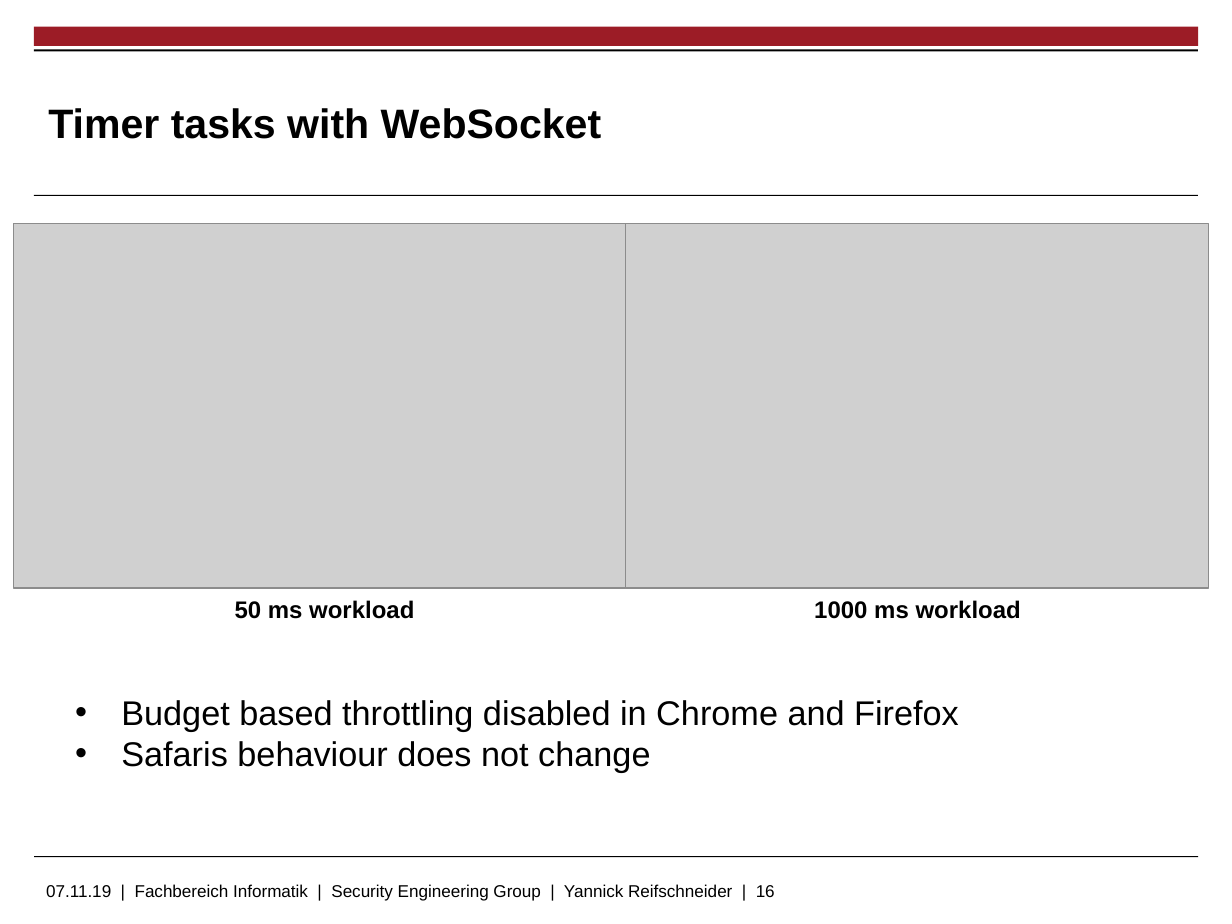
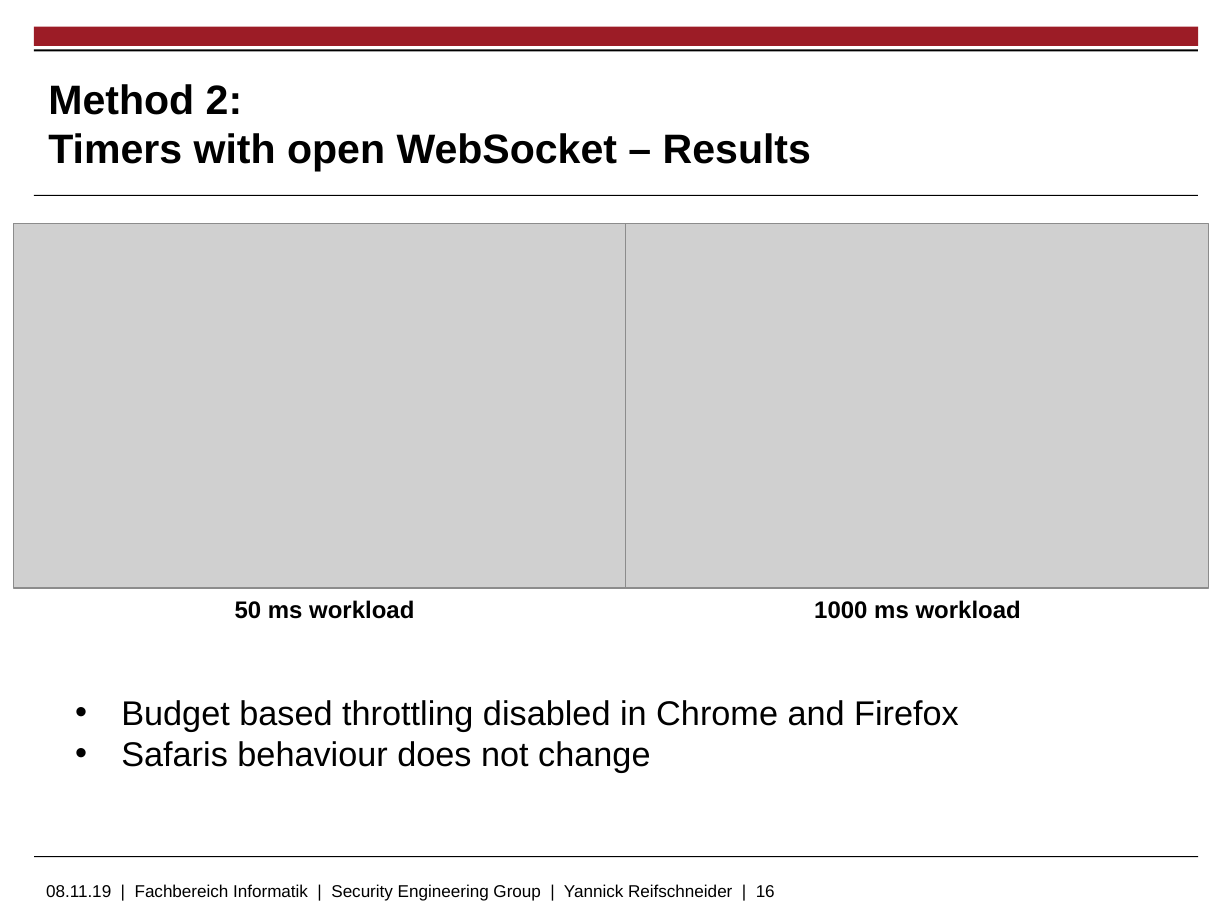
Before and after one commit to skidr0w/background-execution, a slide deck: slide 16 of thesis/slides.pptx. Drawn at 1232x924 pixels with LibreOffice and Linux fonts; fonts in the diff are those of the drawing; grey boxes stand for pictures; background and template pictures are left out. Boxes give left, top, right and bottom in pixels: in the first picture for what was removed or moved away, otherwise in the second. Text is boxed around its words. In the diff, an @@ line names an element or a change of style, - is before the commit and + after.

```diff
--- a/thesis/slides.pptx
+++ b/thesis/slides.pptx
@@ title at (x1=48, y1=84, x2=811, y2=171): text changed @@
-Timer tasks with WebSocket
+Method 2:
+Timers with open WebSocket – Results
@@ text at (x1=46, y1=884, x2=775, y2=901): text changed @@
-07.11.19 | Fachbereich Informatik | Security Engineering Group | Yannick Reifschneider | 16
+08.11.19 | Fachbereich Informatik | Security Engineering Group | Yannick Reifschneider | 16
```
Also in this commit, not shown: 17 other slides changed, 2 slides added, 3 slides removed.
